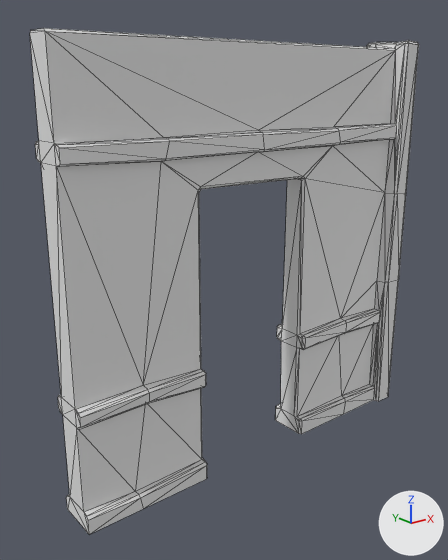
An edit to the FBX model GameProject1FG - Github/Assets/GameArtists/wall_door_single.fbx, drawn before and after from the same camera.
Before and after are seen from a 50 mm camera at (-2.899, -3.266, 2.725) aimed at (-0.203, 0.103, 1.378). The lights are fixed; the arrows at lower right show +X, +Y and +Z. Mesh edges are drawn as thin lines. Where no turn or scale is listed for an object, it has been applied to the vertices.

In view in the first picture: 'wall_door_single'.
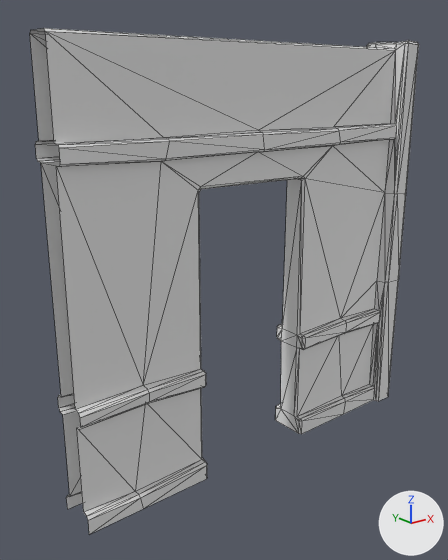
Location of each change, [x1, y1, x2, y2] in pixels of the pictures (448 x 560 px):
part 1 of me_cube_009, deleted
    before: [30, 28, 89, 534]
part 2 of me_cube_009, cut back
    both: [368, 43, 405, 50]

What changed in the scene script:
```text
Change me_cube_009:
    used by ob_wall_door_single; location = (0.0, 0.0, 0.0)
    remove me_cube_009.from_pydata(...)  # 298 vertices, 572 faces; spans x -1.51..1.52, y -0.2..0.2, z 0.0..3.06
    add me_cube_009.from_pydata(...)  # 296 vertices, 534 faces; spans x -1.51..1.52, y -0.2..0.2, z 0.0..3.06
    me_cube_009 part 1
    34 faces are deleted
    me_cube_009 part 2
    2 vertices are removed from x 1.33, y -0.1..0.1, z 3.01
    8 faces are deleted
    4 new faces join them
```
